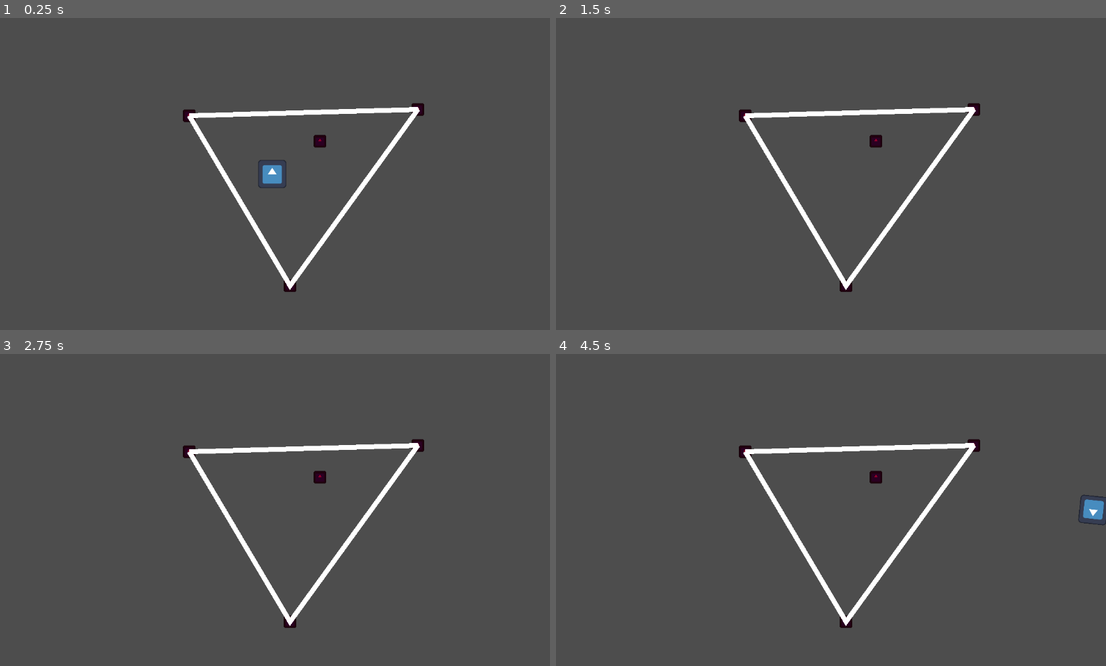
Above: before the commit, frames 1-4 (two rows, left to right).
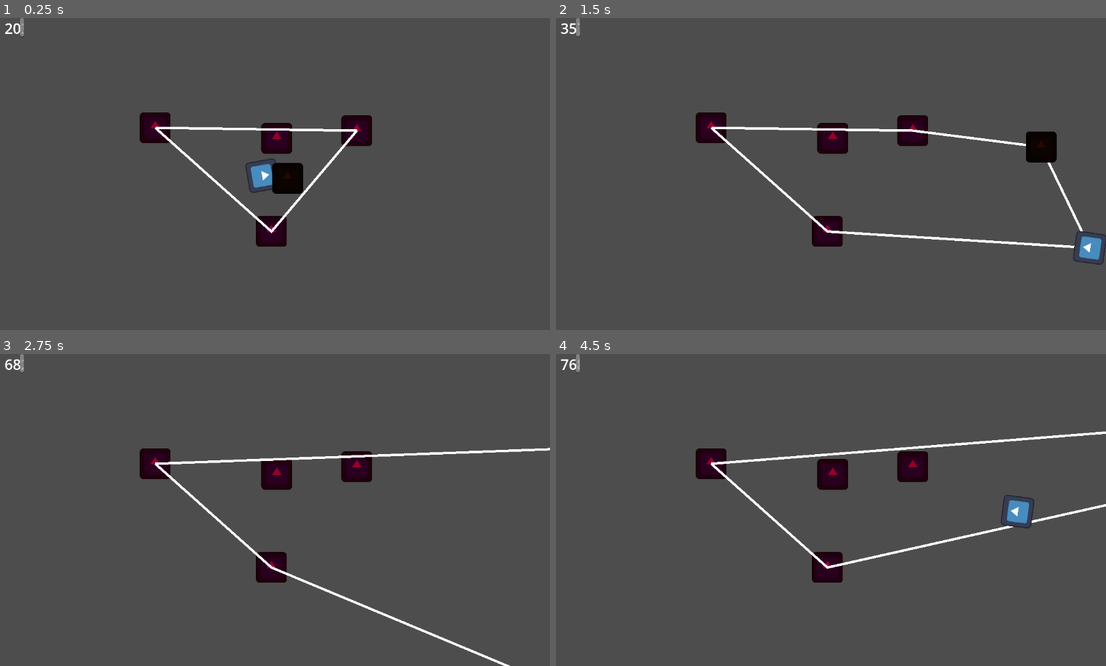
Above: after the commit, the same moments.

Repository: get-shwifty/ld54bis
Game: Godot game, scene res://logic/level/node_2d.tscn
The game is run twice, just before and just after one commit, with the same random seed, the same clock (stepped at 60 frames per second) and the same inputs. Before the commit the project starts from res://logic/level/david.tscn. The engine's default icon, where the game draws it, is replaced by a stand-in: a white triangle on a blue panel in a dark square.
Inputs (mouse positions are in pixels of both pictures, inside the frame that each line leads up to):
- Up to frame 1 (0.25 s): no input
- Up to frame 2 (1.5 s): tap Enter at 0.5 s; move the mouse to (952, 158) at 0.52 s; hold D (game_right) 0.53-1.28 s; tap Space (game_kick) at 0.6, 1.35 s; move the mouse to (715, 189) at 1.27 s; hold S (game_down) from 1.28 s (still down)
- Up to frame 3 (2.75 s): move the mouse to (330, 441) at 2.02 s; release S (game_down) at 2.03 s; hold D (game_right) from 2.03 s (still down); tap Space (game_kick) at 2.1 s
- Up to frame 4 (4.5 s): move the mouse to (798, 572) at 2.77 s; release D (game_right) at 2.78 s; hold W (game_up) 2.78-3.53 s; tap Space (game_kick) at 2.85, 3.6, 4.35 s; move the mouse to (996, 556) at 3.52 s; hold A (game_left) from 3.53 s (still down); move the mouse to (660, 463) at 4.27 s

The runs differ from the first frame. In frame 1, 5.7% of the frame differs, in the area x 0-78%, y 0-88%; in frame 2, 6.3%, in the area x 0-100%, y 0-88%; in frame 3, 5.4%; in frame 4, 5.8%.
Error before the commit: Attempt to call function 'get_overlapping_bodies' in base 'null instance' on a null instance. (res://logic/game/Character.gd:54)

Commit message:
push for test

Diff:
--- a/logic/game/enemy.gd
+++ b/logic/game/enemy.gd
@@ -3,6 +3,8 @@
 
 var was_kicked : bool = false;
 var elastic_vector = Vector2.ZERO
+var first_elastic_vector = Vector2.ZERO
+var is_stun = false
 
 # Called when the node enters the scene tree for the first time.
 func _ready():
@@ -10,8 +12,16 @@
 
 func receive_kick(kick_force):
 	linear_velocity = kick_force;
+	is_stun = true
 	GameManager.elastic.add(self)
 
 # Called every frame. 'delta' is the elapsed time since the previous frame.
 func _process(delta):
 	pass
+
+func _physics_process(delta):
+	return
+	if is_stun and elastic_vector != Vector2.ZERO:
+		if first_elastic_vector == Vector2.ZERO:
+			first_elastic_vector = elastic_vector
+		linear_velocity += first_elastic_vector.normalized() * 20
--- a/logic/level/node_2d.tscn
+++ b/logic/level/node_2d.tscn
@@ -1,10 +1,11 @@
-[gd_scene load_steps=6 format=3 uid="uid://b8ic2idqu4av4"]
+[gd_scene load_steps=7 format=3 uid="uid://b8ic2idqu4av4"]
 
-[ext_resource type="PackedScene" path="res://logic/game/character.tscn" id="1_aaugj"]
+[ext_resource type="PackedScene" uid="uid://cyfin13myr6y7" path="res://logic/game/character.tscn" id="1_aaugj"]
 [ext_resource type="Texture2D" uid="uid://cdnd7g1hoq3cj" path="res://art/icon.svg" id="2_v2a6i"]
 [ext_resource type="Script" path="res://logic/manager/ElasticManager.gd" id="3_ln5d4"]
 [ext_resource type="Script" path="res://logic/game/Post.gd" id="3_okbo1"]
 [ext_resource type="PackedScene" path="res://logic/game/enemy.tscn" id="5_d32oc"]
+[ext_resource type="Script" path="res://ui/ElasticSize.gd" id="6_aqe0t"]
 
 [node name="Node2D" type="Node2D"]
 
@@ -51,3 +52,20 @@
 [node name="enemy" parent="." instance=ExtResource("5_d32oc")]
 position = Vector2(681, 338)
 gravity_scale = 0.0
+
+[node name="CanvasLayer" type="CanvasLayer" parent="."]
+
+[node name="Control" type="Control" parent="CanvasLayer"]
+layout_mode = 3
+anchors_preset = 0
+offset_left = 21.0
+offset_right = 61.0
+offset_bottom = 40.0
+
+[node name="RichTextLabel" type="RichTextLabel" parent="CanvasLayer/Control"]
+layout_mode = 0
+offset_right = 40.0
+offset_bottom = 40.0
+theme_override_font_sizes/normal_font_size = 30
+autowrap_mode = 0
+script = ExtResource("6_aqe0t")
--- a/logic/manager/ElasticManager.gd
+++ b/logic/manager/ElasticManager.gd
@@ -5,6 +5,7 @@
 @onready var line = $Line2D
 
 var object_inside = []
+var size = 0
 
 func add(obj):
 	object_inside.append(obj)
@@ -35,6 +36,10 @@
 		object_inside.erase(del)
 
 	var convex = Geometry2D.convex_hull(positions)
+	size = 0
+	for i in range(len(convex)-1):
+		size += (convex[i+1] - convex[i]).length()
+
 #	print(len(convex))
 #	print(convex[-2])
 	line.clear_points()
--- a/project.godot
+++ b/project.godot
@@ -11,7 +11,7 @@
 [application]
 
 config/name="Elastic"
-run/main_scene="res://logic/level/david.tscn"
+run/main_scene="res://logic/level/node_2d.tscn"
 config/features=PackedStringArray("4.1", "GL Compatibility")
 config/icon="res://art/icon.svg"
 
--- /dev/null
+++ b/ui/ElasticSize.gd
@@ -0,0 +1,12 @@
+extends RichTextLabel
+
+
+# Called when the node enters the scene tree for the first time.
+func _ready():
+	pass # Replace with function body.
+
+
+# Called every frame. 'delta' is the elapsed time since the previous frame.
+func _process(delta):
+	if GameManager.elastic:
+		text = str(GameManager.elastic.size)
Not shown: 1 places in logic/game/character.tscn that only renumber resources
Not shown: 1 places in logic/level/david.tscn that only renumber resources
